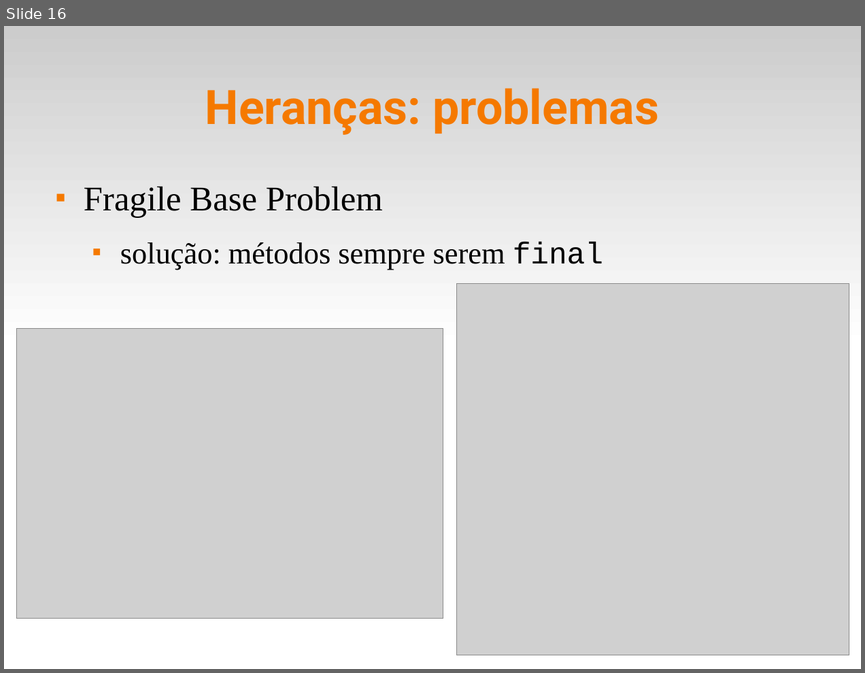
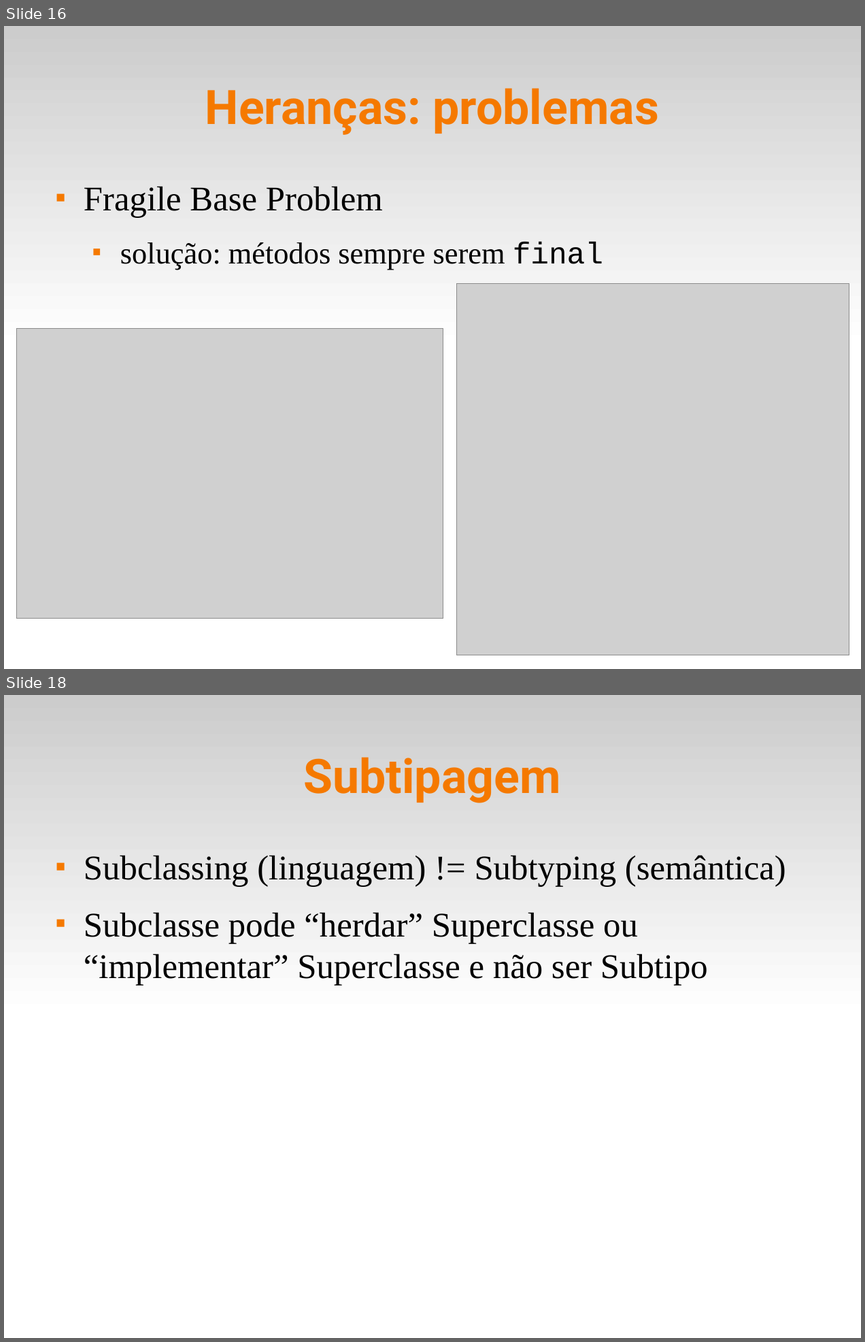
Before and after one commit to fsantanna-uerj/EDL, a slide deck: slides/edl-09-oo.odp. Shown one above the other, each under a label of ours: slide 16 before the commit, slides 16 and 18 after it; the slides between them are not shown. The pictures are 865x673 and 865x1342 pixels, drawn with LibreOffice and Linux fonts; fonts in the diff are those of the drawing; grey boxes stand for pictures. Boxes give left, top, right and bottom in pixels: in the first picture for what was removed or moved away, otherwise in the second. Text is boxed around its words. In the diff, an @@ line names an element or a change of style, - is before the commit and + after.

```diff
--- a/slides/edl-09-oo.odp
+++ b/slides/edl-09-oo.odp
@@ slide 18 added at [4, 695, 861, 1338], background #FFFFFF; not listed: 1 template element that a slide beside it also shows @@
@@ title added at [304, 757, 561, 803], 44 pt, text #F57900, bold @@
+Subtipagem
@@ text added at [84, 855, 786, 985], 32 pt, text #000000 @@
+■ Subclassing (linguagem) != Subtyping (semântica)
+■ Subclasse pode “herdar” Superclasse ou “implementar” Superclasse e não ser Subtipo
```
Also in this commit, not shown: 3 slides changed, 11 other slides added, 5 other files.
